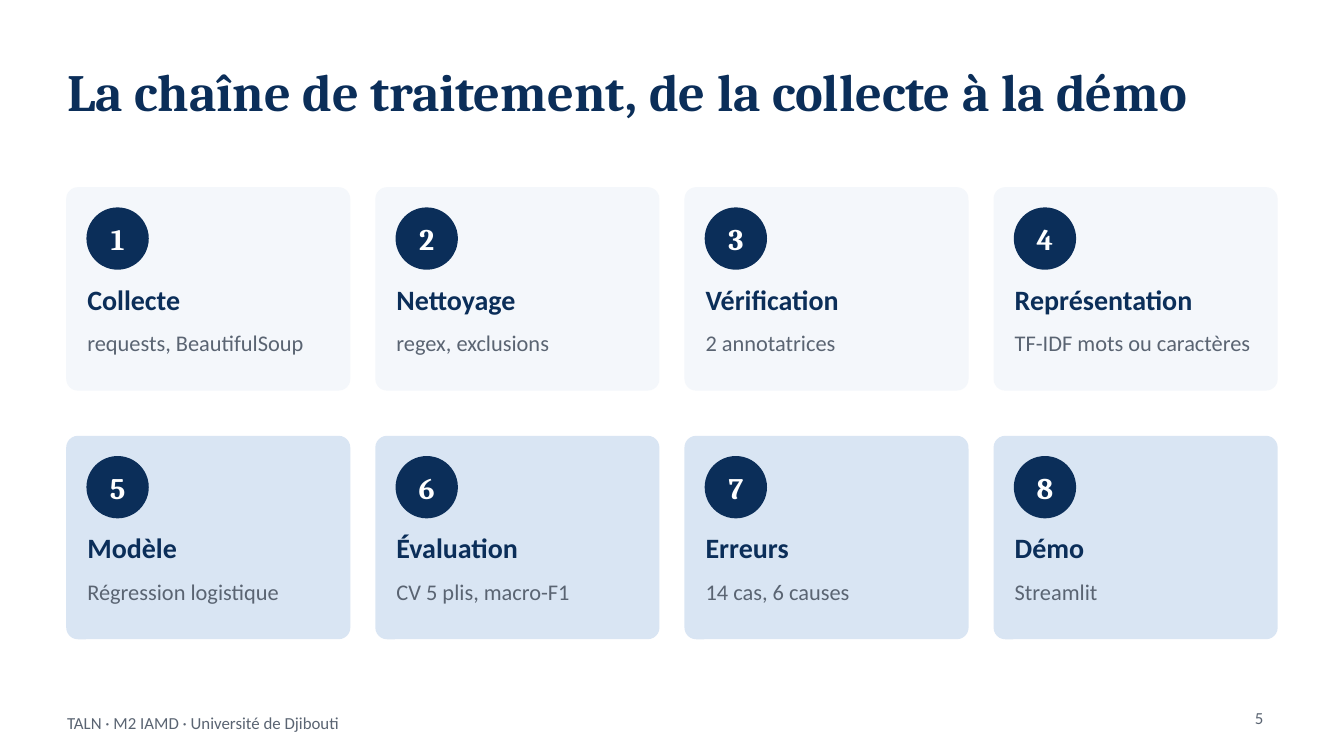
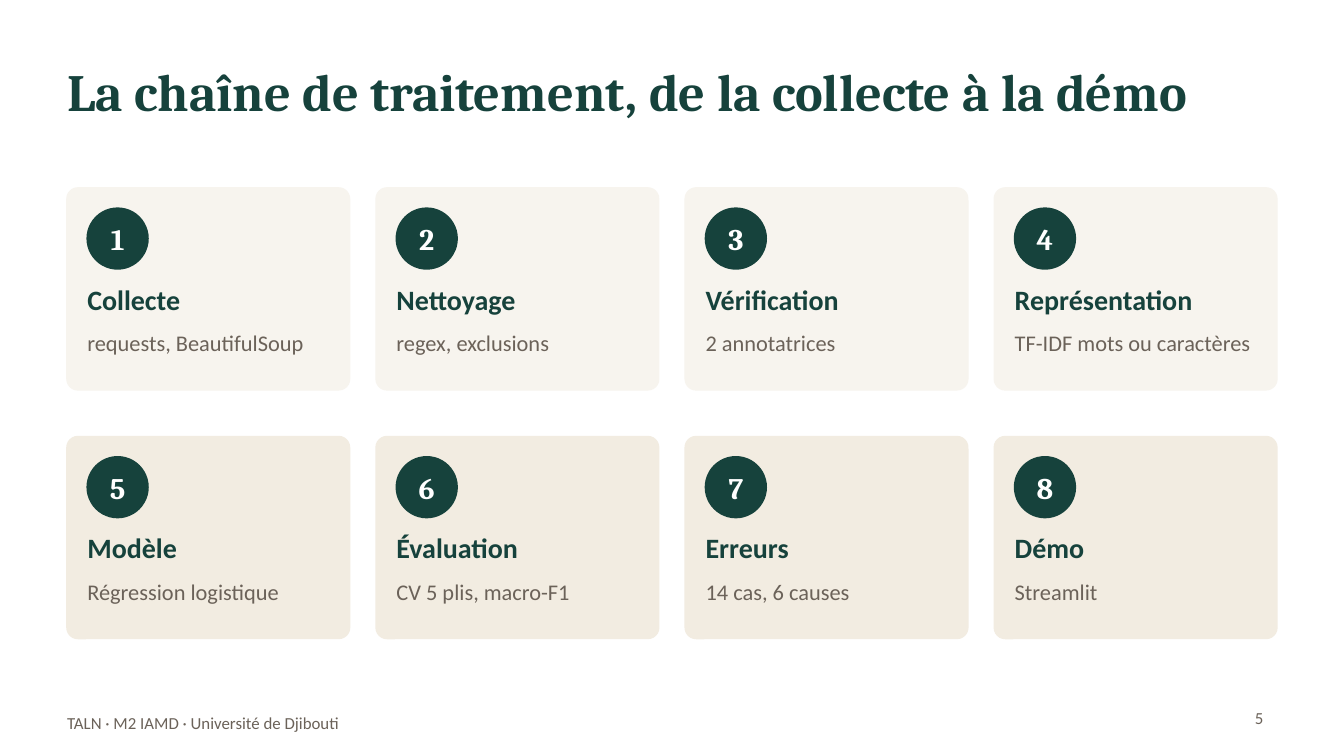
Before and after one commit to fatouu50/taln-classification-djibouti, a slide deck: slide 5 of rapport/Soutenance_TALN_Classification_thematique.pptx. Drawn at 1344x756 pixels with LibreOffice and Linux fonts; fonts in the diff are those of the drawing. Boxes give left, top, right and bottom in pixels: in the first picture for what was removed or moved away, otherwise in the second. Text is boxed around its words. In the diff, an @@ line names an element or a change of style, - is before the commit and + after.

```diff
--- a/rapport/Soutenance_TALN_Classification_thematique.pptx
+++ b/rapport/Soutenance_TALN_Classification_thematique.pptx
@@ fill #F4F7FB to #F7F4EE; outline #F4F7FB 1 pt to #F7F4EE 1 pt in 4 elements at <box>67,188,349,390</box>, <box>376,188,659,390</box>, <box>685,188,968,390</box>, <box>995,188,1277,390</box> @@
@@ fill #D9E5F3 to #F2ECE1; outline #D9E5F3 1 pt to #F2ECE1 1 pt in 4 elements at <box>67,437,349,638</box>, <box>376,437,659,638</box>, <box>685,437,968,638</box>, <box>995,437,1277,638</box> @@
@@ fill #0B2E59 to #16423C; outline #0B2E59 1 pt to #16423C 1 pt in 8 elements at <box>87,208,148,269</box>, <box>396,208,457,269</box>, <box>706,208,766,269</box>, <box>1015,208,1075,269</box>, <box>87,457,148,517</box>, <box>396,457,457,517</box>, <box>706,457,766,517</box>, <box>1015,457,1075,517</box> @@
@@ text colour #0B2E59 to #16423C in 9 elements at <box>67,73,1187,118</box>, <box>87,290,180,311</box>, <box>396,292,515,315</box>, <box>706,290,839,311</box>, <box>1015,290,1193,315</box>, <box>87,538,177,558</box>, <box>396,535,517,558</box>, <box>706,540,789,558</box>, <box>1015,538,1084,558</box> @@
@@ text colour #5A6472 to #6B6259 in 10 elements at <box>87,335,303,355</box>, <box>396,335,549,355</box>, <box>706,335,835,351</box>, <box>1015,335,1250,351</box>, <box>87,584,279,604</box>, <box>396,584,570,604</box>, <box>706,585,849,603</box>, <box>1015,584,1098,600</box>, <box>1255,713,1264,724</box>, <box>67,717,339,732</box> @@
```
Also in this commit, not shown: 7 other slides changed.
